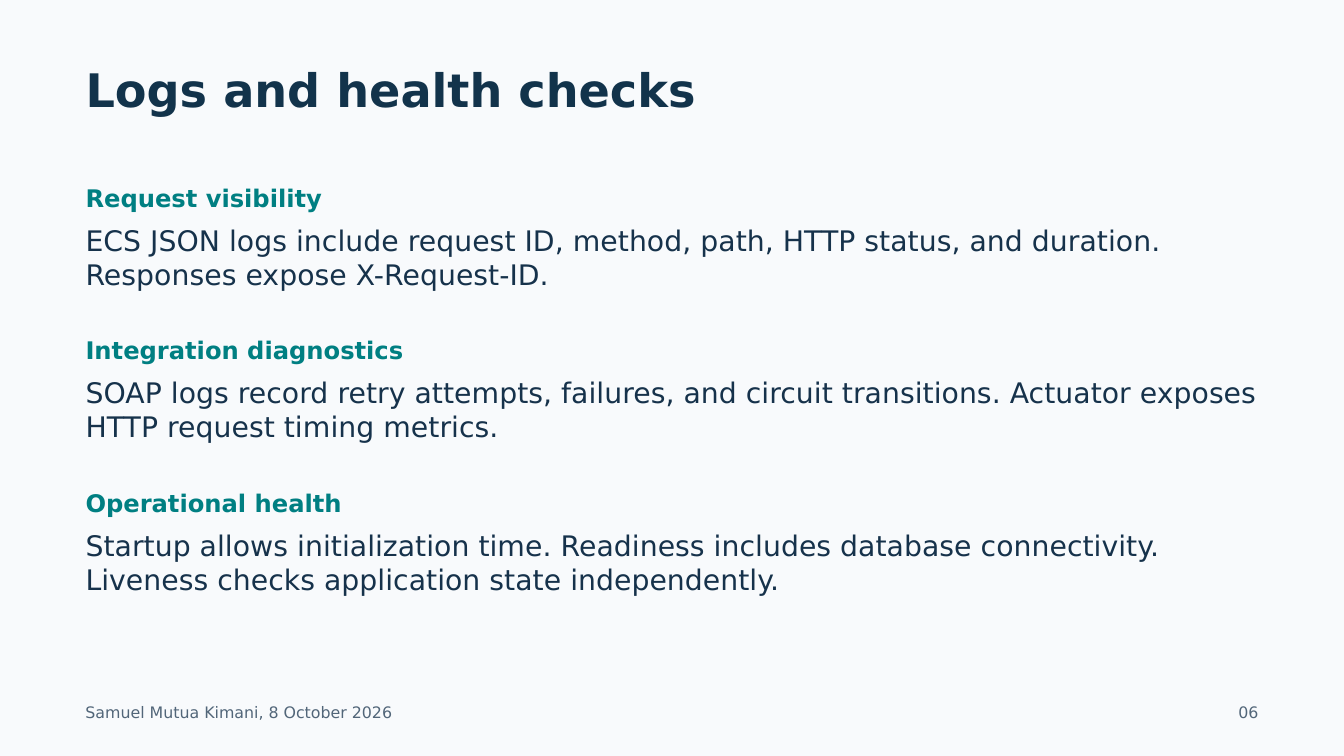
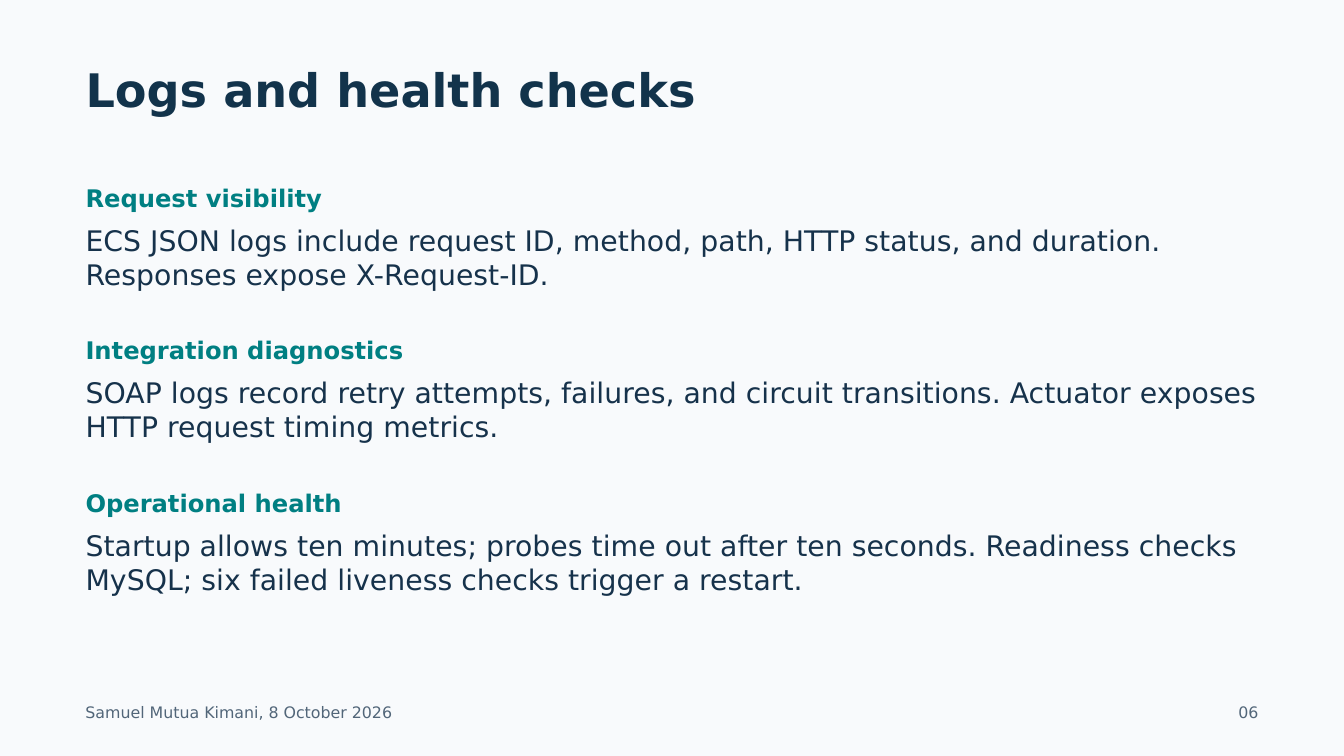
Before and after one commit to kimtour/country-integration-service, a slide deck: slide 6 of docs/submission/Case_Study_Submission-Integrations_and_Microservices_Engineer-Samuel_Mutua_Kimani.pptx. Drawn at 1344x756 pixels with LibreOffice and Linux fonts; fonts in the diff are those of the drawing. Boxes give left, top, right and bottom in pixels: in the first picture for what was removed or moved away, otherwise in the second. Text is boxed around its words. In the diff, an @@ line names an element or a change of style, - is before the commit and + after.

Commit message:
Prevent local Kubernetes probe restart loops with CPU and rollout tuning

```diff
--- a/docs/submission/Case_Study_Submission-Integrations_and_Microservices_Engineer-Samuel_Mutua_Kimani.pptx
+++ b/docs/submission/Case_Study_Submission-Integrations_and_Microservices_Engineer-Samuel_Mutua_Kimani.pptx
@@ text at [86, 534, 1237, 596]: text changed @@
-Startup allows initialization time. Readiness includes database connectivity. Liveness checks application state independently.
+Startup allows ten minutes; probes time out after ten seconds. Readiness checks MySQL; six failed liveness checks trigger a restart.
```
Also in this commit, not shown: 1 other slide changed, 5 other files.
